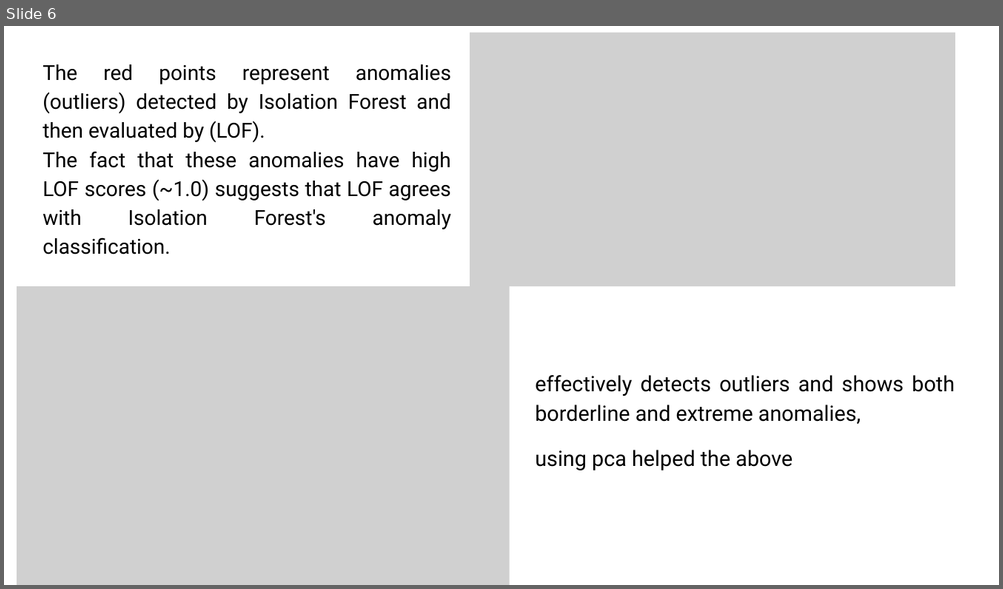
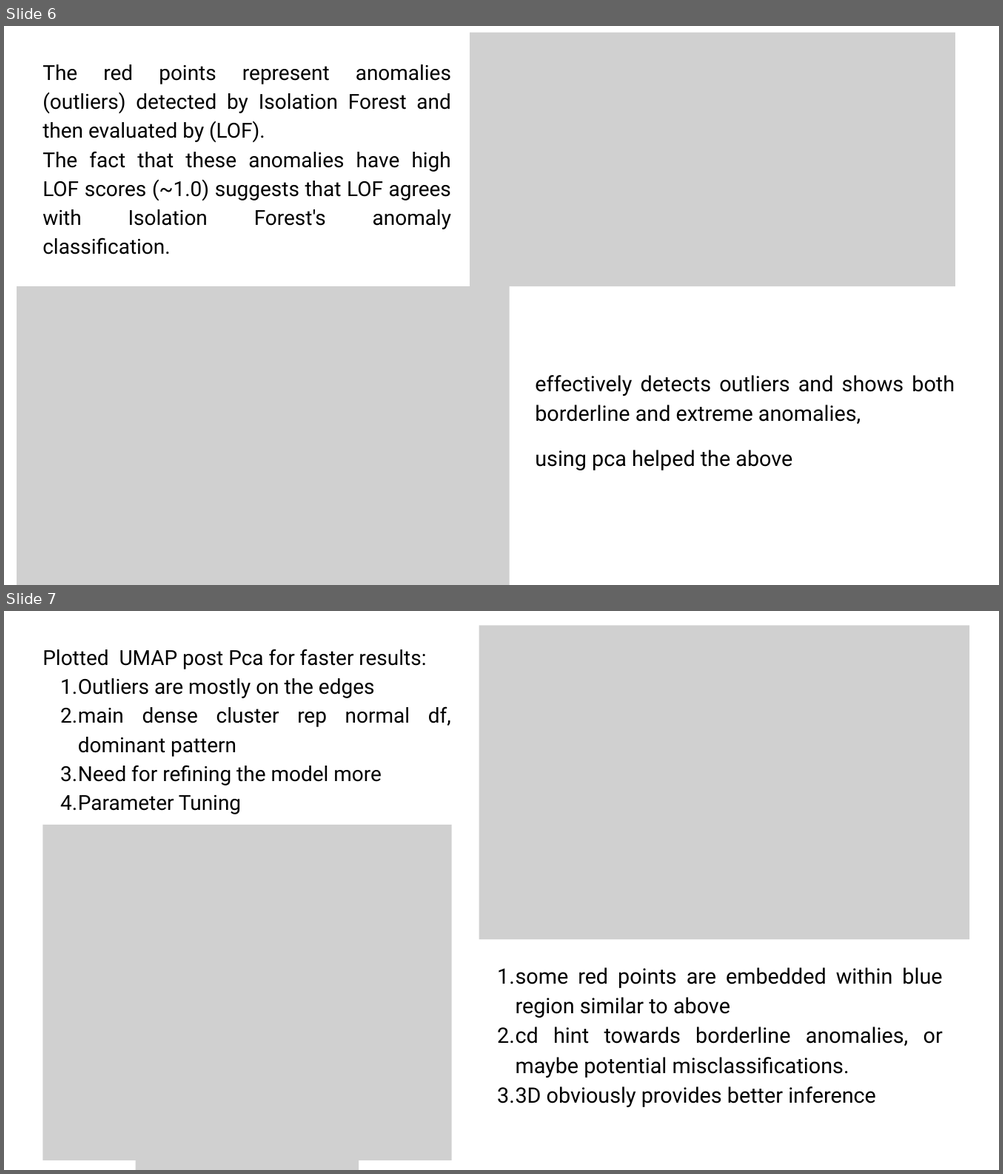
Before and after one commit to arshadjamal6002/Optimized-LOF-Based-Anomaly-Detection-Pipeline-with-Bayesian-Tuning-using-Skopt, a slide deck: Blue Minimalist Presentation.pptx. Shown one above the other, each under a label of ours: slide 6 before the commit, slides 6 and 7 after it. The pictures are 1003x589 and 1003x1174 pixels, drawn with LibreOffice and Linux fonts; fonts in the diff are those of the drawing; grey boxes stand for pictures. Boxes give left, top, right and bottom in pixels: in the first picture for what was removed or moved away, otherwise in the second. Text is boxed around its words. In the diff, an @@ line names an element or a change of style, - is before the commit and + after.

```diff
--- a/Blue Minimalist Presentation.pptx
+++ b/Blue Minimalist Presentation.pptx
@@ slide 7 added at (4,611,999,1170), background #FFFFFF @@
@@ picture added at (479,625,969,940) @@
@@ text added at (42,649,451,815), 30 pt, text #000000 @@
+Plotted UMAP post Pca for faster results:
+  1. Outliers are mostly on the edges
+  2. main dense cluster rep normal df, dominant pattern
+  3. Need for refining the model more
+  4. Parameter Tuning
@@ picture added at (42,825,452,1161) @@
@@ text added at (497,968,942,1108), 30.8 pt, text #000000 @@
+  1. some red points are embedded within blue region similar to above
+  2. cd hint towards borderline anomalies, or maybe potential misclassifications.
+  3. 3D obviously provides better inference
@@ picture added at (135,1109,358,1170) @@
```
Also in this commit, not shown: 3 other files.
